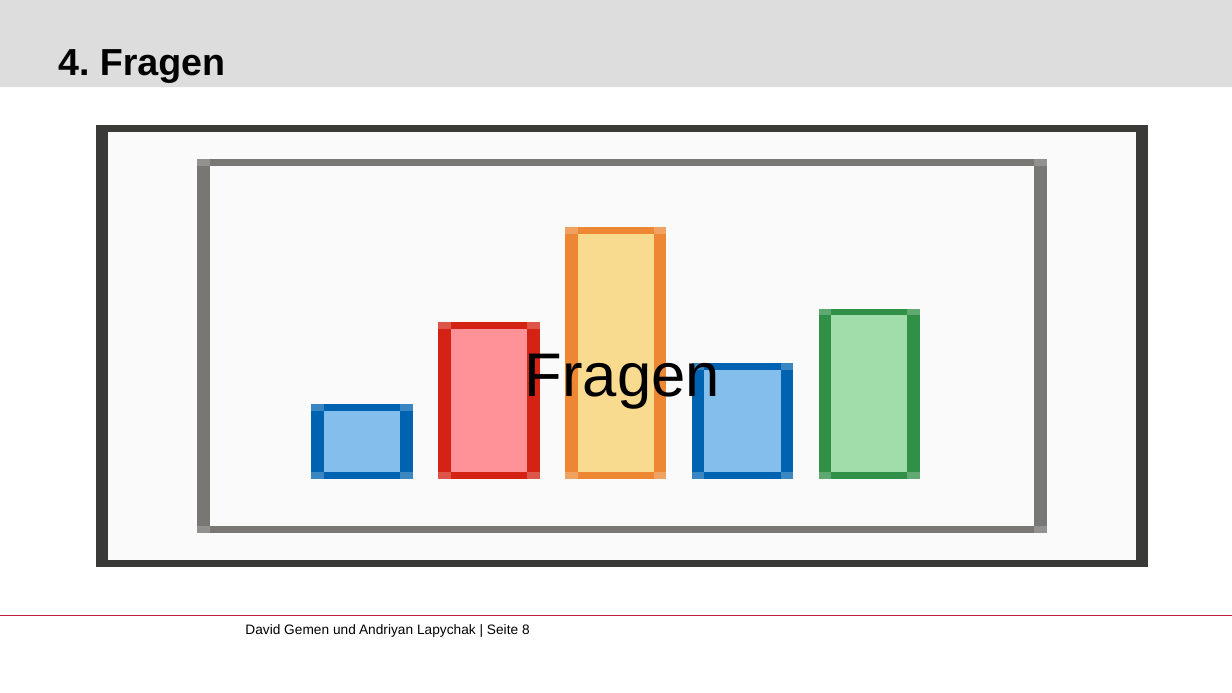
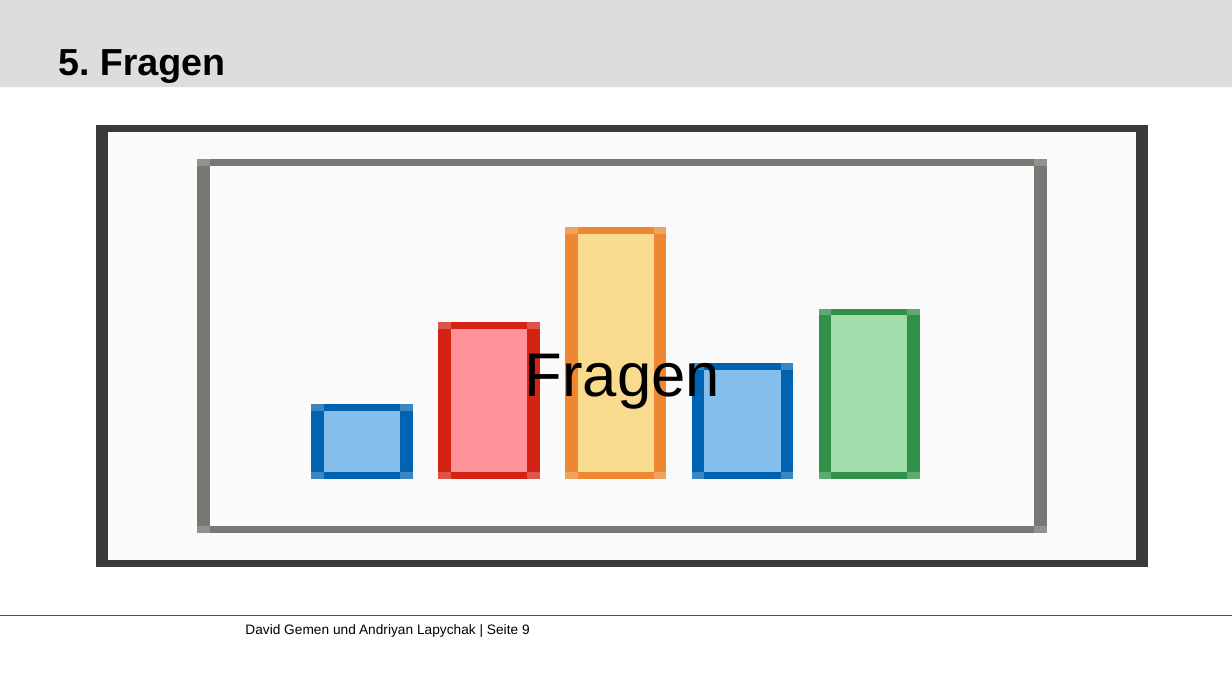
Before and after one commit to gemdav/Programmieren-1-Tutorium, a slide deck: slide 9 of slides/08_recursion_1.pptx (slide 8 before the commit). Drawn at 1232x693 pixels with LibreOffice and Linux fonts; fonts in the diff are those of the drawing; background and template pictures are left out. Boxes give left, top, right and bottom in pixels: in the first picture for what was removed or moved away, otherwise in the second. Text is boxed around its words. In the diff, an @@ line names an element or a change of style, - is before the commit and + after.

```diff
--- a/slides/08_recursion_1.pptx
+++ b/slides/08_recursion_1.pptx
@@ title at (x1=58, y1=49, x2=225, y2=82): text changed @@
-4. Fragen
+5. Fragen
@@ text at (x1=245, y1=624, x2=530, y2=637): text changed @@
-David Gemen und Andriyan Lapychak | Seite 8
+David Gemen und Andriyan Lapychak | Seite 9
```
Also in this commit, not shown: 5 other slides changed, 1 slide added, 21 other files.
